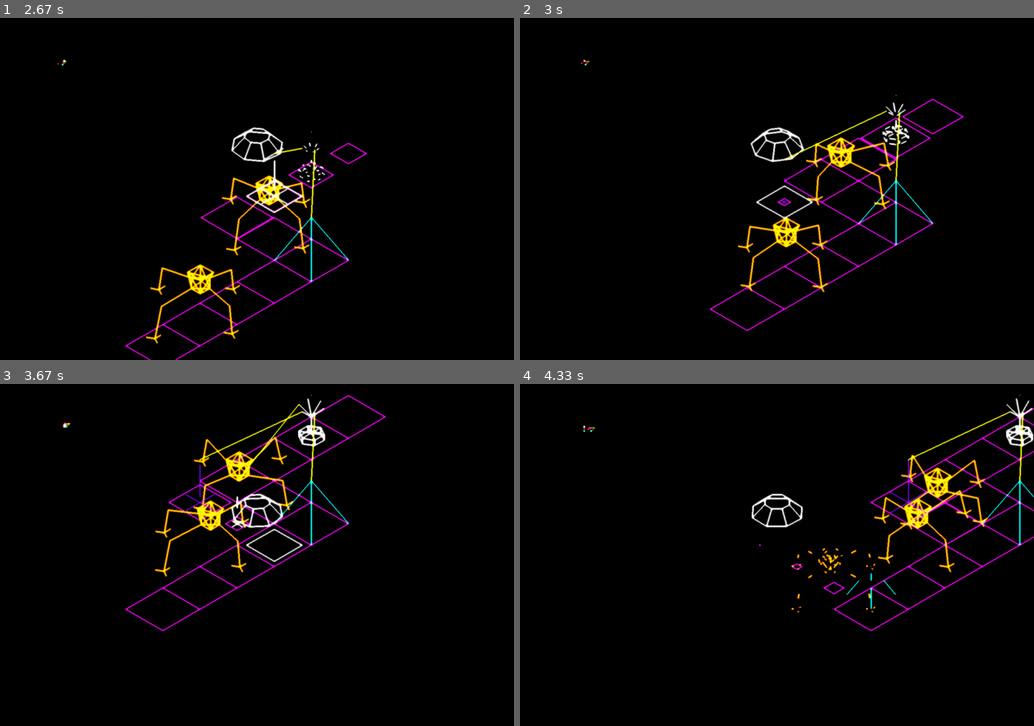
Above: before the commit, frames 1-4 (two rows, left to right).
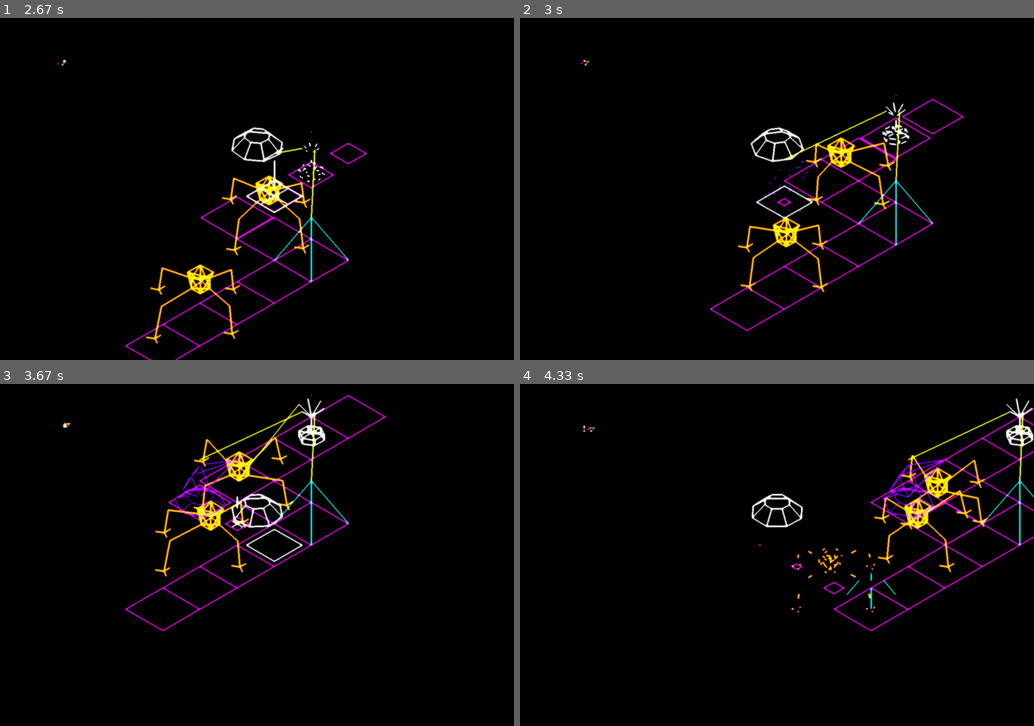
Above: after the commit, the same moments.

Repository: MathewKJ2048/pygame-jam-spring-2025
Game: pygame game, started from src/main.py
Two runs of this game, one before a commit and one after it. Both use one fixed random seed, a clock stepped at 60 frames per second and the inputs below.
Inputs:
- Up to frame 1 (2.67 s): tap B at 0.33, 1.65 s; tap C at 0.67 s; hold Right 1-1.47 s; tap T at 1.15, 2.48 s; hold Up 1.5-1.8 s; hold W 1.5-1.8 s; hold Right 1.83-2.3 s; tap E at 1.98 s; hold Left from 2.33 s (still down)
- Up to frame 2 (3 s): release Left at 2.87 s; tap C at 2.9 s
- Up to frame 3 (3.67 s): hold Down 3.23-3.53 s; hold S 3.23-3.53 s; tap E at 3.38 s; hold Left from 3.57 s (still down)
- Up to frame 4 (4.33 s): tap T at 3.72 s; release Left at 3.97 s; hold Up from 4 s (still down); hold W from 4 s (still down); tap B at 4.15 s

Frame 1 is identical in both runs. In frame 2, less than 0.1% of the frame differs, in the area x 47-57%, y 41-58%; in frame 3, 0.5%; in frame 4, 0.7%, in the area x 70-83%, y 21-40%.

Commit message:
bug dynamic render and cannon animation

Diff:
--- a/src/bug.py
+++ b/src/bug.py
@@ -6,7 +6,7 @@
 
 
 
-class Bug(PlacedObject):
+class Bug(MovingObject):
 	UID = 0
 	def __init__(self):
 		super().__init__()
@@ -17,6 +17,7 @@
 		self.time = 0
 		self.target = None
 		self.color = (200,100,0)
+		self.health = 1
 		self.compute_geometry()
 
 
@@ -58,7 +59,7 @@
 			self.target = target_object_list[0]
 
 		THRESHHOLD = 1
-		bugs_swarm = [b for b in object_list if type(b)==Bug and (b.r-self.r).length()<=1 and b!=self]
+		bugs_swarm = [b for b in object_list if type(b)==Bug and (b.r-self.r).length()<=1 and b!=self and b.level == self.level]
 		direction = self.target.r - self.r
 		submissive = any([b.UID > self.UID for b in bugs_swarm]) # in presence of later bugs
 		diff_r = Vector2(0,0)
--- a/src/cannon.py
+++ b/src/cannon.py
@@ -1,6 +1,112 @@
 from conf import *
 from object import *
+from bug import *
 
 class Cannon(PoweredObject):
+	RANGE = 5
+	FIRING_TIME = 4
+	DAMAGE_RATE = 1
+	MAX_WIDTH = 1/4
+	def __init__(self):
+		super().__init__()
+		self.aim_vector = I
+		self.target = None
+		self.last_fired_time = -100
+
+	def evolve(self,dt):
+		super().evolve(dt)
+		self.fire(dt)
+
+	def set_target(self,objects):
+		if self.stored == 0:
+			return
+		bugs = [b for b in objects if type(b) == Bug and (b.r-self.r).length()<type(self).RANGE and b.level == self.level]
+		if len(bugs) == 0:
+			self.target = None
+			return
+		bugs.sort(key=lambda o: -self.aim_vector.dot(set_max(o.r-self.r,1)))
+		self.target = bugs[0]
+		self.aim_vector = (self.target.r-self.r).normalize()
+
+
 	def get_color(self):
 		return PURPLE
+
+	def fire(self,dt):
+		if not self.target:
+			return False
+		self.target.health -= type(self).DAMAGE_RATE*dt
+		if self.time - self.last_fired_time < type(self).FIRING_TIME:
+			return False
+		self.last_fired_time = self.time
+		return True
+
+	def get_firing_lines(self):
+		f = self.get_f()
+		if f == 1 or not self.target:
+			return []
+		opening_time_fraction = 0.2
+		k = self.get_k()
+		answer = []
+		if k == 1:
+			d = self.target.r-self.r
+			answer.append((K3/2,Vector3(d.x,d.y,1/2)))
+
+		av, p1, p2 = self.get_av_p1_p2()
+		NP = 6
+		NL = 4
+		w = type(self).MAX_WIDTH*k
+		def get_perp_unit(theta):
+			return K3*math.cos(theta)+p1*math.sin(theta)
+
+		def get_polygon(power_base,i):
+			return [p*w + av*(i/NL - 1/2)/2 + K3/2 for p in power_base]
+
+		def get_angles(f):
+			return [math.pi*2*i/NP + math.pi*2*f for i in range(NP)]
+
+		def get_power_base(f):
+		    return [get_perp_unit(theta) for theta in get_angles(f)]
+
+		polygons = [get_polygon(get_power_base(f*(-1)**i),i) for i in range(NL)]
+		for i in range(NL):
+			answer+=make_pair_list(polygons[i])
+
+		return answer
+
+	def get_av_p1_p2(self):
+		av = Vector3(*self.aim_vector,0)
+		p1 = Vector3(-av.y,av.x,0)
+		p2 = Vector3(av.y,-av.x,0)
+		return av, p1, p2
+
+	def get_f(self): # 0 at start of firing to 1 at end, 1 if not firing
+		return min((self.time-self.last_fired_time)/type(self).FIRING_TIME,1)
+
+	def get_k(self): # ranges from 0 to 1 with a plateau at t
+		opening_time_fraction = 0.2
+		f = self.get_f()
+		return min(f,1-f,opening_time_fraction)/opening_time_fraction
+
+	def get_lines(self):
+		opening_time_fraction = 0.2
+
+		n = 6
+		m = 2*n
+		w = type(self).MAX_WIDTH
+
+		k = self.get_k()
+		wc = w * math.sin(k*math.pi/2)
+		av, p1, p2 = self.get_av_p1_p2()
+		base = [unit_vector3(math.pi*2*i/n) for i in range(n)]
+		bottom = [b/2 for b in base]
+		top = [b*w+K3/8 for b in base]
+		mount = [K3/8+unit_vector3(math.pi*2*i/m)*w for i in range(m)]
+		pedestal = make_pair_list(mount)+make_pair_list(bottom)+interweave(top,bottom)
+		cannon_base = [K3/8,K3/2+av,7*K3/8,K3/2-av/2]
+		left_base = [c+(wc*p1) for c in cannon_base]
+		right_base = [c+(wc*p2) for c in cannon_base]
+		cannon = join(left_base,(w+wc)*p1+K3/2)+join(right_base,(w+wc)*p2+K3/2)+make_pair_list(left_base)+make_pair_list(right_base)
+
+
+		return pedestal+cannon
--- a/src/game.py
+++ b/src/game.py
@@ -76,11 +76,14 @@
 
 		bugs = [b for b in self.objects if isinstance(b,Bug)]
 		warpers = [w for w in self.objects if isinstance(w,Warper)]
+		cannons = [c for c in self.objects if isinstance(c,Cannon)]
 
 		for b in bugs:
 			self.update_position(b)
 			b.set_target(self.objects,backup_target=self.builder)
 			self.remove_bug_objects(b)
+		for c in cannons:
+			c.set_target(self.objects)
 		for w in warpers:
 			self.operate_warper(w)
 
--- a/src/object.py
+++ b/src/object.py
@@ -9,6 +9,8 @@
 		self.time+=dt
 	def size(self):
 		return SUBDIVISION**(-self.level)
+	def get_render_size(self):
+		return self.size()
 	def set_parent(self,parent):
 		if parent:
 			self.parent = parent
@@ -35,13 +37,26 @@
 		return [process(pp) for pp in l]
 
 class PlacedObject(GameObject):
+	MAX_HEALTH = 1
 	def set_parent(self,parent):
 		if parent:
 			self.parent = parent
 			self.level = parent.level
+			self.health = type(self).MAX_HEALTH
 		else:
 			self.parent = None
 			self.level = 0
+
+class MovingObject(PlacedObject):
+	def __init__(self):
+		super().__init__()
+		self.render_level = self.level
+	def evolve(self,dt):
+		super().evolve(dt)
+		self.render_level = lerp_approach(self.render_level,self.level,1,dt)
+	def get_render_size(self):
+		return SUBDIVISION**(-self.render_level)
+
 
 class Network:
 	def __init__(self):
--- a/src/render.py
+++ b/src/render.py
@@ -57,17 +57,21 @@
 	v = r.x*I_transform + r.y*J_transform + r.z*K_transform
 	return project(v,game)
 
-def render_object(surface,o,game):
-	r0 = Vector3(o.r.x,o.r.y,0)
-	pairs = o.get_animated_lines()
+def render_pair_list(surface,r0,size,game,color, width, pairs):
 	def transform(r):
-		return project3(r0 + r*o.size(),game)
+		return project3(r0 + r*size,game)
 	def transform_pair(p):
 		u, v = p
 		return (transform(u),transform(v))
 	point_pairs = [transform_pair(l) for l in pairs]
 	for pp in point_pairs:
-		draw_line(surface,pp,o.get_color(),o.get_width())
+		draw_line(surface,pp,color,width)
+
+def render_object(surface,o,game):
+	r0 = Vector3(o.r.x,o.r.y,0)
+	render_pair_list(surface,r0,o.get_render_size(),game,o.get_color(),o.get_width(),o.get_animated_lines())
+
+
 
 
 def render_space_base(surface,s,game):
@@ -80,6 +84,10 @@
 	game.builder.level = game.camera_level
 	render_object(surface, game.builder, game)
 	game.builder.level = temp
+
+def render_ray(surface,c,game):
+	render_pair_list(surface,Vector3(*c.r,0),c.size(),game,GREEN,5,c.get_firing_lines())
+
 
 def render_selection_plate(surface,b,game):
 	if not b.parent:
@@ -148,6 +156,8 @@
 		render_object(surface,s,game)
 	for o in objects:
 		render_object(surface, o, game)
+		if type(o) == Cannon:
+			render_ray(surface, o, game)
 	render_selection_plate(surface,game.builder,game)
 	render_wires(surface,game.objects,game)
 	render_builder(surface, game.builder, game)
